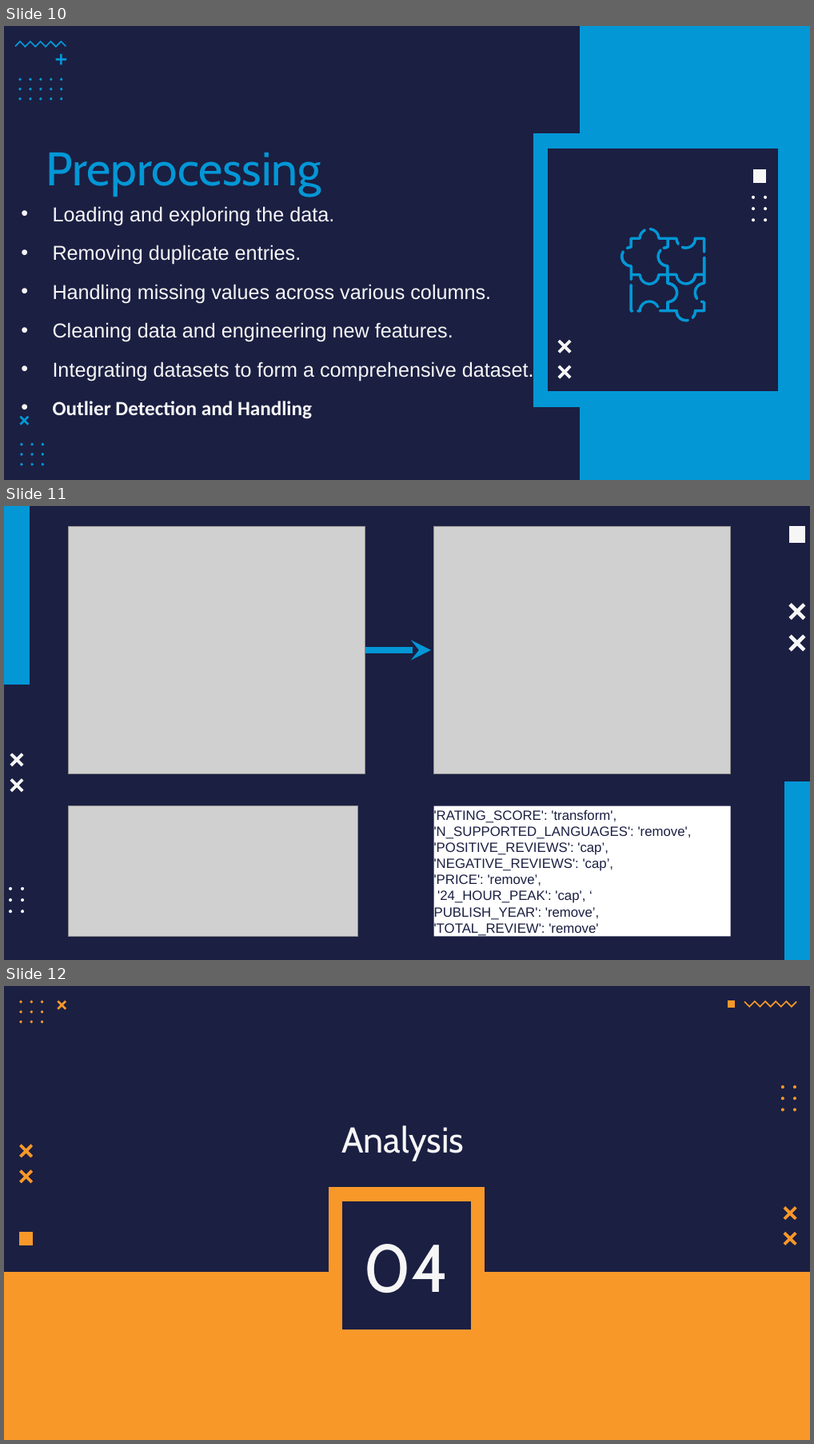
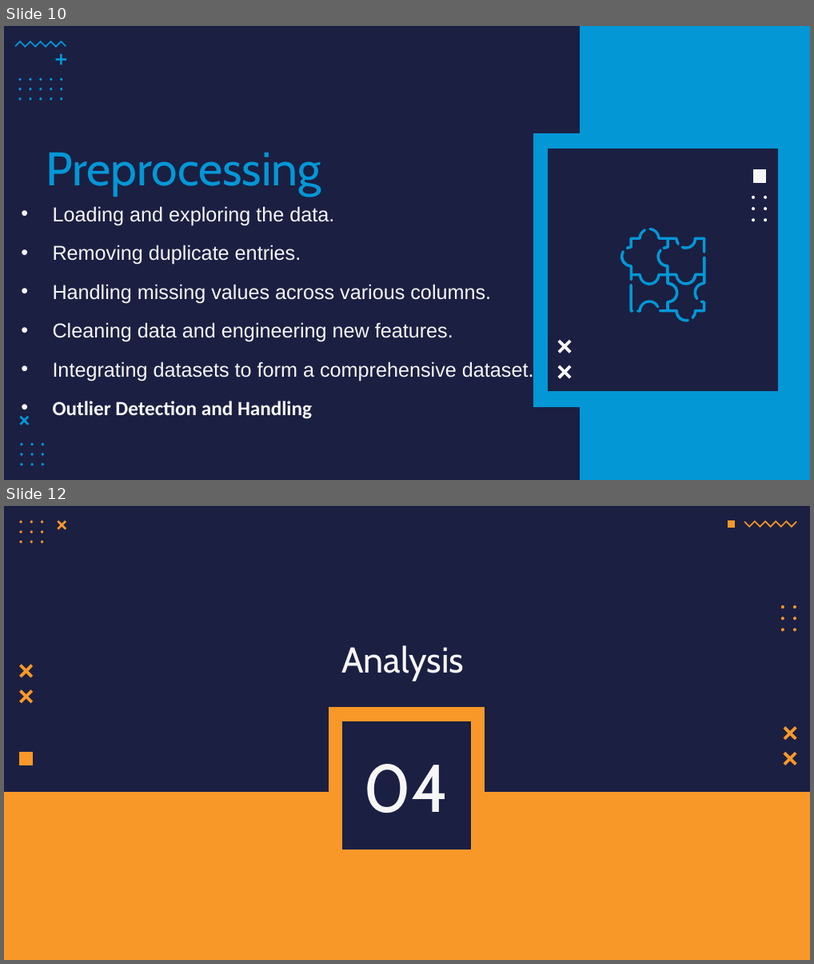
Before and after one commit to F102M8/data-science-project, a slide deck: presentation/GAME.pptx. Shown one above the other, each under a label of ours: slides 10, 11 and 12 before the commit, slides 10 and 12 after it; the slides between them are not shown. The pictures are 814x1444 and 814x964 pixels, drawn with LibreOffice and Linux fonts; fonts in the diff are those of the drawing; grey boxes stand for pictures. Boxes give left, top, right and bottom in pixels: in the first picture for what was removed or moved away, otherwise in the second. Text is boxed around its words. In the diff, an @@ line names an element or a change of style, - is before the commit and + after.

```diff
--- a/presentation/GAME.pptx
+++ b/presentation/GAME.pptx
@@ slide 11 removed at (4, 506, 810, 960), background #1B1F42 @@
@@ freeform shape removed at (4, 506, 30, 684) @@
@@ picture removed at (69, 526, 366, 773) @@
@@ picture removed at (434, 526, 730, 773) @@
@@ freeform shape removed at (790, 526, 806, 543) @@
@@ freeform shape removed at (790, 603, 806, 620) @@
@@ freeform shape removed at (790, 634, 806, 651) @@
@@ arrow removed from (366, 650) to (431, 650) @@
@@ freeform shape removed at (10, 752, 23, 767) @@
@@ freeform shape removed at (10, 779, 23, 792) @@
@@ freeform shape removed at (785, 781, 810, 959) @@
@@ picture removed at (69, 806, 358, 936) @@
@@ rectangle removed at (434, 806, 730, 936) @@
-'RATING_SCORE': 'transform', 'N_SUPPORTED_LANGUAGES': 'remove', 'POSITIVE_REVIEWS': 'cap’,
-'NEGATIVE_REVIEWS': 'cap’,
-'PRICE': 'remove’,
-'24_HOUR_PEAK': 'cap', ‘
-PUBLISH_YEAR': 'remove’,
-'TOTAL_REVIEW': 'remove'
@@ group removed at (9, 887, 25, 912): 6 freeform shapes @@
```
Also in this commit, not shown: 3 slides changed, 4 slides added, 4 other slides removed.
